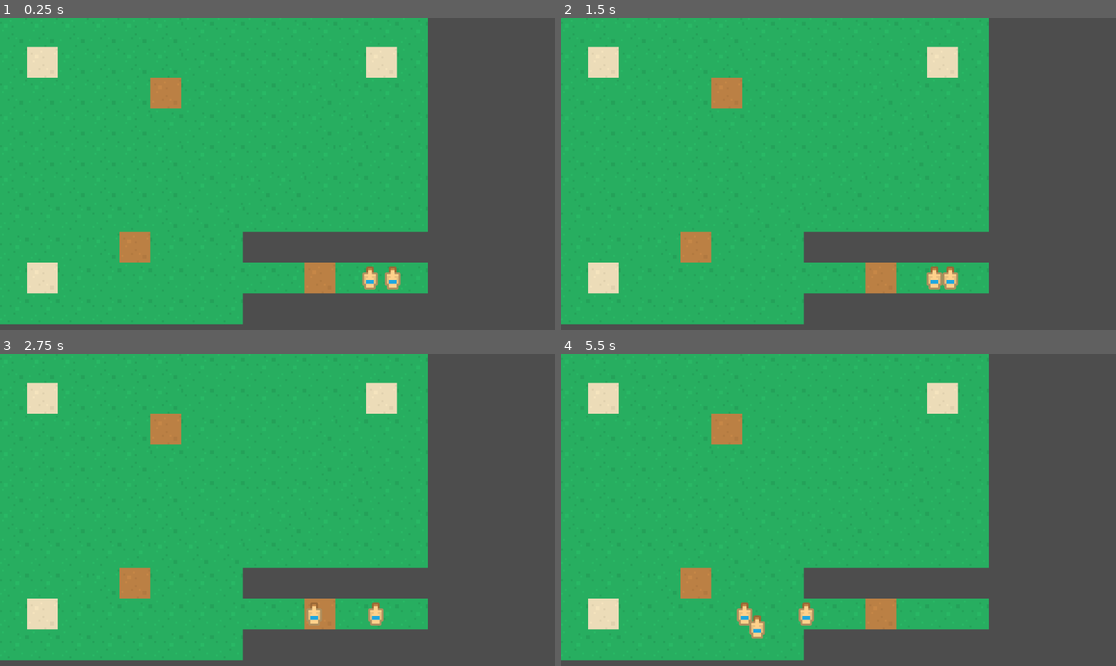
Above: before the commit, frames 1-4 (two rows, left to right).
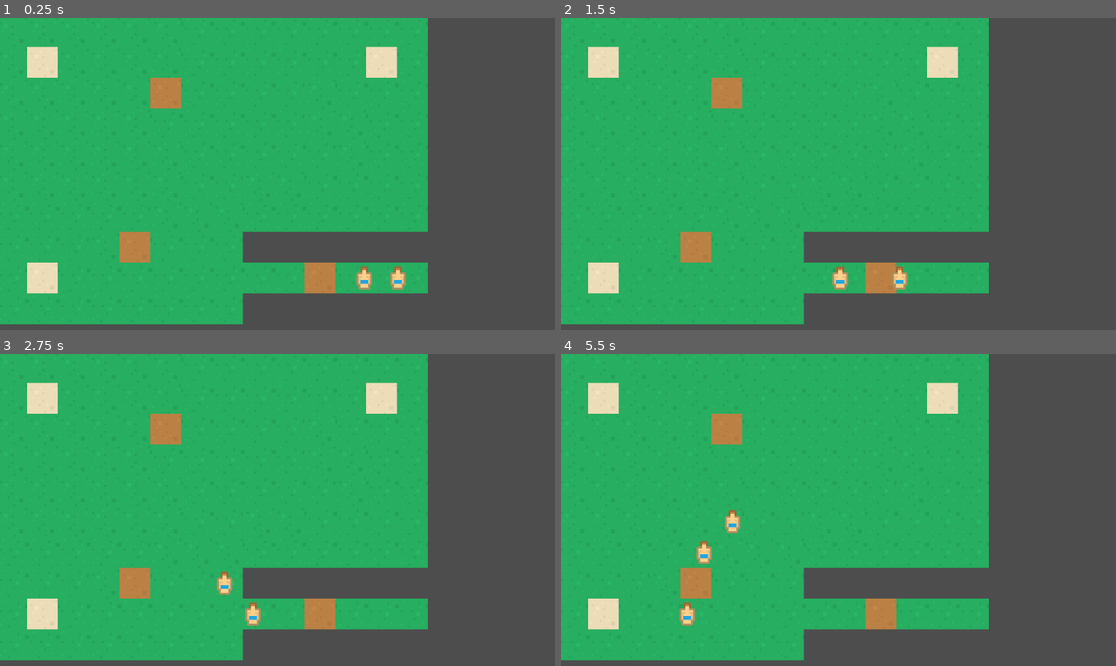
Above: after the commit, the same moments.

Repository: ApostolisSiampanis/intelligent-agents
Game: Godot game, scene res://scenes/main_scene.tscn
Two runs of this game, one before a commit and one after it. Both use one fixed random seed, a clock stepped at 60 frames per second and the inputs below.
Inputs:
- Up to frame 1 (0.25 s): no input
- Up to frame 2 (1.5 s): no input
- Up to frame 3 (2.75 s): no input
- Up to frame 4 (5.5 s): no input

The runs differ from the first frame. In frame 1, 0.4% of the frame differs, in the area x 64-74%, y 79-88%; in frame 2, 0.7%; in frame 3, 0.7%; in frame 4, 1.1%, in the area x 21-46%, y 49-92%.

Commit message:
Refactor code
- Separate State logic (make it more abstract)
- Add SearchAlgorithm enum
- Utilize AStar knowledge base for the agent movement
- Use _process() instead of _physics_process() to reduce calculations
- Clean up code

Co-Authored-By: Apostolis Siampanis <75365398+ApostolisSiampanis@users.noreply.github.com>

Diff:
--- a/scripts/agent.gd
+++ b/scripts/agent.gd
@@ -2,10 +2,11 @@
 
 @onready var tile_map = %TileMap
 
-const SPEED: int = 100
-const GOAL_TYPE: String = "sand"
+const SPEED: int = 150
+var current_goal_type: String = "stone"
 
-enum State { WALKING, IDLE, EXPLORING }
+enum State { WALKING, DECIDING, IDLE }
+enum SearchAlgorithm { EXPLORE, ASTAR }
 
 var available_tile_steps: Array[Vector2i] = [
 	Vector2i(1, 0), Vector2i(-1, 0),  # Horizontal movement
@@ -13,82 +14,79 @@
 ]
 
 var current_state: State
-var prev_state: State
+
+var current_search_algorithm: SearchAlgorithm
 
 var destination_pos: Vector2i
 
 var astar: AStar2D
+var astar_path_queue: PackedInt64Array = []
+var valuable_tile_point_ids: Dictionary = {}
 
 var not_visited = []
-# TODO: remove
 var visited = []
-
-var current_tile_pos
 
 
 func _on_ready():
-	current_tile_pos = tile_map.local_to_map(position)
-	var current_tile_data = tile_map.get_cell_tile_data(0, current_tile_pos)
+	var current_tile_pos = tile_map.local_to_map(position)
+	valuable_tile_point_ids["village"] = [get_point_id(current_tile_pos)]
 
 	# Initialize AStar
 	astar = AStar2D.new()
 
-	# Initialize the path
+	# Initialize not_visited tiles
 	not_visited.append(current_tile_pos)
 
-	explore()
-
+	current_state = State.DECIDING
+	choose_search_algorithm()
 	print("Agent is at x: " + str(position.x) + " y: " + str(position.y))
 
+func _physics_process(delta):
+	match current_state:
+		State.WALKING: walk(delta)
+		State.DECIDING: decide()
 
 func filter_tiles(tiles):
 	tiles.shuffle()
 	for i in range(tiles.size()):
-		if tiles[i].type == GOAL_TYPE:
+		if tiles[i].type == current_goal_type:
 			tiles.push_front(tiles.pop_at(i))
 			break
 	return tiles
 
 func calculate_destination(next_tile_position, current_tile_position):
-	var tile_dif = next_tile_position - current_tile_position
+	var tile_dif = Vector2i(next_tile_position) - Vector2i(current_tile_position)
 	return (Vector2i(position) + tile_dif * tile_map.get_tile_size())
 
-func _physics_process(delta):
-	if current_state == State.EXPLORING:
+func walk(delta):
+	global_position = global_position.move_toward(destination_pos, SPEED * delta)
+	if Vector2i(global_position.x, global_position.y) == destination_pos:
+		current_state = State.DECIDING
 
-		var next_tile_position = not_visited.front()
-		while visited.has(next_tile_position):
-			not_visited.pop_front()
-			next_tile_position = not_visited.front()
+func decide():
+	var current_tile_pos = tile_map.local_to_map(position)
+	var tile_type = get_tile_type(current_tile_pos)
 
-		destination_pos = calculate_destination(next_tile_position, tile_map.local_to_map(position))
+	if current_search_algorithm == SearchAlgorithm.EXPLORE:
+		visited.push_back(current_tile_pos)
 
-		prev_state = State.EXPLORING
+	var goal_reached = tile_type == current_goal_type
+	if goal_reached:
+		if current_search_algorithm == SearchAlgorithm.EXPLORE:
+			update_valuable_tiles(current_tile_pos, tile_type)
+
+		print("Found " + current_goal_type)
+
+	redefine_goal(goal_reached)
+
+	match current_search_algorithm:
+		SearchAlgorithm.EXPLORE: explore()
+		SearchAlgorithm.ASTAR: use_astar(current_tile_pos)
+
+	if current_goal_type.is_empty():
+		current_state = State.IDLE
+	else:
 		current_state = State.WALKING
-
-		return
-	elif current_state == State.WALKING:
-
-		global_position = global_position.move_toward(destination_pos, SPEED * delta)
-
-		if Vector2i(global_position.x, global_position.y) == destination_pos:
-
-			position = destination_pos
-
-			if prev_state == State.EXPLORING:
-				var current_tile_pos = not_visited.front()
-				visited.push_back(current_tile_pos)
-				# Check if final dest before exploring
-				var tile_type = tile_map.get_cell_tile_data(0, current_tile_pos).get_custom_data("type")
-				if tile_type == GOAL_TYPE:
-					current_state = State.IDLE
-					print("Found sand!")
-				else:
-					explore()
-
-			prev_state = State.WALKING
-
-			return
 
 func explore():
 	var next_tile_pos = not_visited.pop_front()
@@ -117,7 +115,52 @@
 		if child_tile_id not in next_tile_connections:
 			astar.connect_points(next_tile_id, child_tile_id)
 
-	current_state = State.EXPLORING
+	var next_tile_position = not_visited.front()
+	while visited.has(next_tile_position):
+		not_visited.pop_front()
+		next_tile_position = not_visited.front()
+
+	destination_pos = calculate_destination(next_tile_position, tile_map.local_to_map(position))
+
+func use_astar(current_tile_pos: Vector2i):
+	if astar_path_queue.is_empty():
+		# Create the path queue
+		# TODO: Find closest point
+		var target_tile_id = valuable_tile_point_ids[current_goal_type][0]
+		astar_path_queue = astar.get_id_path(get_point_id(current_tile_pos), target_tile_id).slice(1)
+
+	# Calculate destination for the next tile
+	destination_pos = calculate_destination(astar.get_point_position(astar_path_queue[0]), current_tile_pos)
+	astar_path_queue.remove_at(0)
 
 func get_point_id(vector: Vector2i):
 	return vector.x * tile_map.MAX_Y + vector.y
+
+func redefine_goal(goal_reached: bool):
+
+	# TODO: Check for energy level
+
+	if goal_reached:
+		# TODO: Change goal based on team goals
+		# TODO: Call choose_search_algorithm()
+		current_goal_type = ""
+		return
+
+func change_goal(goal_type: String):
+	current_goal_type = goal_type
+	choose_search_algorithm()
+
+func choose_search_algorithm():
+	current_search_algorithm = SearchAlgorithm.EXPLORE if !valuable_tile_point_ids.has(current_goal_type) else SearchAlgorithm.ASTAR
+
+func get_tile_type(current_tile_pos: Vector2i):
+	var tile_data = tile_map.get_cell_tile_data(1, current_tile_pos)
+	if tile_data == null: tile_data = tile_map.get_cell_tile_data(0, current_tile_pos)
+	return tile_data.get_custom_data("type")
+
+func update_valuable_tiles(current_tile_pos: Vector2i, tile_type: String):
+	var current_tile_pos_id = get_point_id(current_tile_pos)
+	if valuable_tile_point_ids.has(tile_type):
+		valuable_tile_point_ids[tile_type].append(current_tile_pos_id)
+	else:
+		valuable_tile_point_ids[tile_type] = [current_tile_pos_id]
